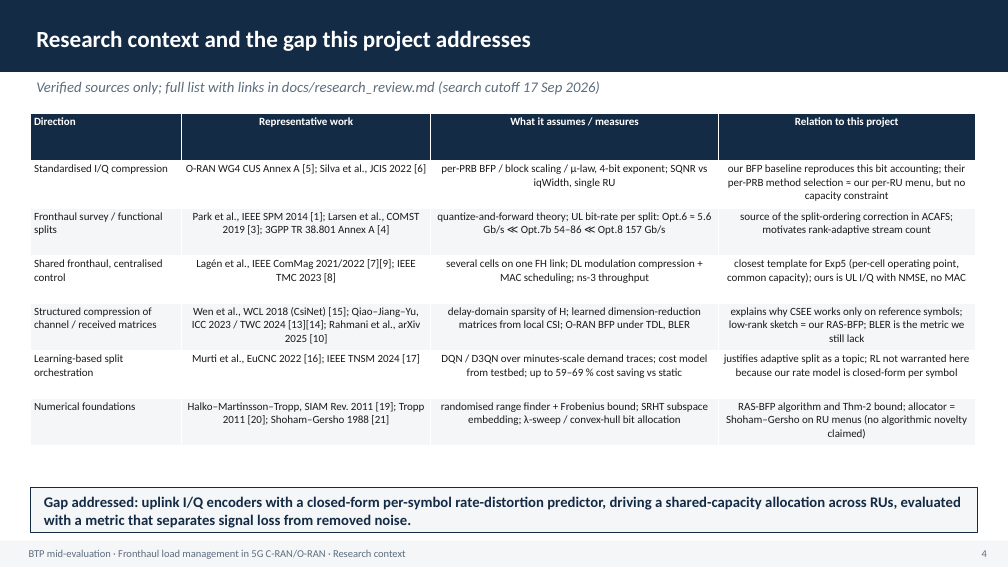
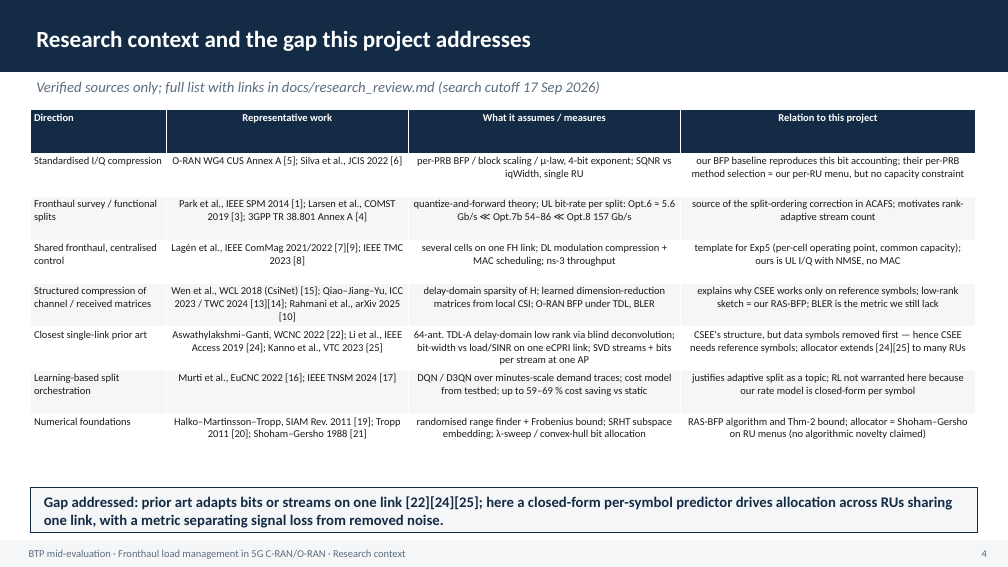
Before and after one commit to Harshvardhan-To1/BTP, a slide deck: slide 4 of docs/mid_evaluation.pptx. Drawn at 1008x567 pixels with LibreOffice and Linux fonts; fonts in the diff are those of the drawing. Boxes give left, top, right and bottom in pixels: in the first picture for what was removed or moved away, otherwise in the second. Text is boxed around its words. In the diff, an @@ line names an element or a change of style, - is before the commit and + after.

```diff
--- a/docs/mid_evaluation.pptx
+++ b/docs/mid_evaluation.pptx
@@ table at [30, 110, 975, 457] @@
-row 4, column 4: closest template for Exp5 (per-cell operating point, common capacity); ours is UL I/Q with NMSE, no MAC
+row 4, column 4: template for Exp5 (per-cell operating point, common capacity); ours is UL I/Q with NMSE, no MAC
+row 6: Closest single-link prior art | Aswathylakshmi–Ganti, WCNC 2022 [22]; Li et al., IEEE Access 2019 [24]; Kanno et al., VTC 2023 [25] | 64-ant. TDL-A delay-domain low rank via blind deconvolution; bit-width vs load/SINR on one eCPRI link; SVD streams + bits per stream at one AP | CSEE's structure, but data symbols removed first — hence CSEE needs reference symbols; allocator extends [24][25] to many RUs
@@ text at [44, 496, 953, 528]: text changed @@
-Gap addressed: uplink I/Q encoders with a closed-form per-symbol rate-distortion predictor, driving a shared-capacity allocation across RUs, evaluated with a metric that separates signal loss from removed noise.
+Gap addressed: prior art adapts bits or streams on one link [22][24][25]; here a closed-form per-symbol predictor drives allocation across RUs sharing one link, with a metric separating signal loss from removed noise.
```
Also in this commit, not shown: 2 other slides changed, 6 other files.
